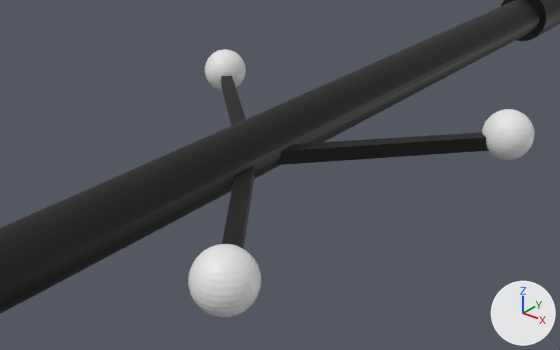
Two versions of the OBJ model assets/instrument1.obj, one commit apart.
Rendered twice from a 50 mm lens placed at (0.1631, -0.1794, 0.11), pointed at (0.0151, 0.0057, -0.0047). The axes (+X, +Y, +Z) are drawn at lower right. The lights are the same throughout. Where no turn or scale is listed for an object, it has been applied to the vertices. Vertices at the same position are counted once.

Before the edit, the objects in view are built like this:
```python
ob_ball0_sphere = bpy.data.objects.new('Ball0_Sphere', me_ball0_sphere)
ob_ball0_sphere.location = (0.0, 0.0, 0.0)
ob_ball1_sphere_001 = bpy.data.objects.new('Ball1_Sphere.001', me_ball1_sphere_001)
ob_ball1_sphere_001.location = (0.0, 0.0, 0.0)
ob_ball2_sphere_002 = bpy.data.objects.new('Ball2_Sphere.002', me_ball2_sphere_002)
ob_ball2_sphere_002.location = (0.0, 0.0, 0.0)
ob_instrument_cylinder_001 = bpy.data.objects.new('Instrument_Cylinder.001', me_instrument_cylinder_001)
ob_instrument_cylinder_001.location = (0.0, 0.0, 0.0)
ob_stem_plane_001 = bpy.data.objects.new('Stem_Plane.001', me_stem_plane_001)
ob_stem_plane_001.location = (0.0, 0.0, 0.0)
```
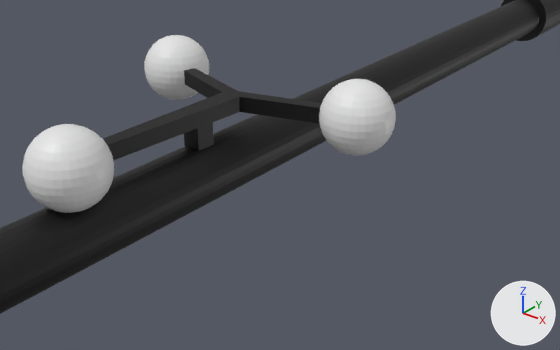
Pixel boxes (x1, y1, x2, y2) of what changed, in the pictures (560 x 350 px):
```json
{"object": "Stem_Plane.001", "change": "reshaped", "before": [221, 76, 489, 249], "after": [103, 68, 322, 161]}
{"object": "Ball2_Sphere.002", "change": "mesh rescaled", "before": [188, 244, 261, 317], "after": [22, 124, 114, 213], "on screen": "26% wider, 22% taller"}
{"object": "Ball1_Sphere.001", "change": "mesh rescaled", "before": [482, 109, 535, 160], "after": [319, 79, 396, 156], "on screen": "44% wider, 50% taller"}
{"object": "Ball0_Sphere", "change": "mesh rescaled", "before": [205, 49, 246, 90], "after": [144, 35, 209, 100], "on screen": "57% wider, 57% taller"}
```

The change, as JSON lines over the scene's bpy script:
```json
{"block": "me_ball0_sphere", "where": "me_ball0_sphere.from_pydata(...)  # 482 vertices, 960 faces; spans x -0.0748..-0.0563, y 0.0578..0.0763, z -0.0092..0.0092"}
{"block": "me_ball0_sphere", "where": "# used by ob_ball0_sphere; location = (0.0, 0.0, 0.0)"}
{"block": "me_ball0_sphere", "change": "me_ball0_sphere part 1: the whole mesh is scaled about its middle by 1.3, then moved by (0.0255, -0.0538, 0.02)"}
{"block": "me_ball1_sphere_001", "where": "me_ball1_sphere_001.from_pydata(...)  # 482 vertices, 960 faces; spans x 0.0556..0.0741, y 0.0668..0.0853, z -0.0092..0.0092"}
{"block": "me_ball1_sphere_001", "where": "# used by ob_ball1_sphere_001; location = (0.0, 0.0, 0.0)"}
{"block": "me_ball1_sphere_001", "change": "me_ball1_sphere_001 part 2: the whole mesh is scaled about its middle by 1.3, then moved by (-0.0249, -0.0628, 0.02)"}
{"block": "me_ball2_sphere_002", "where": "me_ball2_sphere_002.from_pydata(...)  # 482 vertices, 960 faces; spans x 0.0394..0.0578, y -0.0678..-0.0494, z -0.0092..0.0092"}
{"block": "me_ball2_sphere_002", "where": "# used by ob_ball2_sphere_002; location = (0.0, 0.0, 0.0)"}
{"block": "me_ball2_sphere_002", "change": "me_ball2_sphere_002 part 3: the whole mesh is scaled about its middle by 1.3, then moved by (-0.0486, -0.0081, 0.02)"}
{"block": "me_stem_plane_001", "where": "# used by ob_stem_plane_001; location = (0.0, 0.0, 0.0)"}
{"op": "remove", "block": "me_stem_plane_001", "code": "me_stem_plane_001.from_pydata(...)  # 18 vertices, 32 faces; spans x -0.0686..0.0676, y -0.0623..0.0798, z -0.005..0.0003"}
{"op": "add", "block": "me_stem_plane_001", "code": "me_stem_plane_001.from_pydata(...)  # 26 vertices, 48 faces; spans x -0.0401..0.0378, y -0.0663..0.0138, z 0.009..0.0227"}
{"block": "me_stem_plane_001", "change": "me_stem_plane_001 part 4: the whole mesh is rebuilt"}
```
